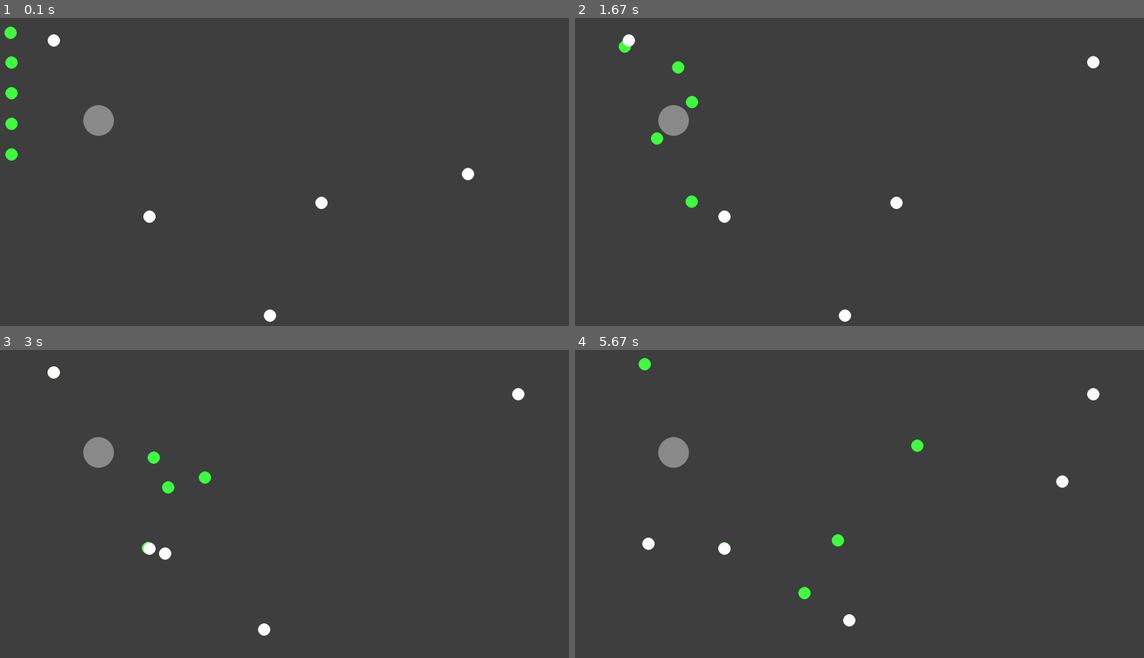
Above: before the commit, frames 1-4 (two rows, left to right).
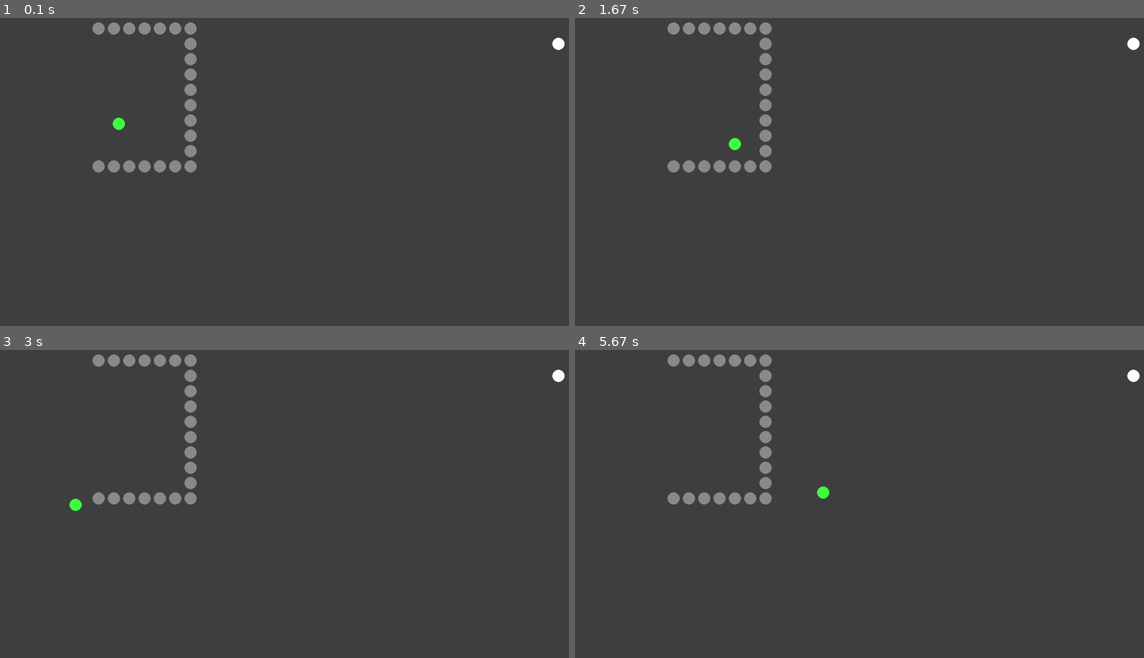
Above: after the commit, the same moments.

Repository: PierreSanson/Essaim_de_robots
Game: pygame game, started from code_2A/pygame/main.py
The game is run twice, just before and just after one commit, with the same random seed, the same clock (stepped at 60 frames per second) and the same inputs.
Inputs:
- Up to frame 1 (0.1 s): no input
- Up to frame 2 (1.67 s): no input
- Up to frame 3 (3 s): no input
- Up to frame 4 (5.67 s): no input

The runs differ from the first frame. In frame 1, 2.8% of the frame differs, in the area x 0-100%, y 1-99%; in frame 2, 2.8%; in frame 3, 2.7%; in frame 4, 2.7%.

Commit message:
added polygon mask detection

Diff:
--- a/code_2A/pygame/lidarBot.py
+++ b/code_2A/pygame/lidarBot.py
@@ -3,6 +3,8 @@
 import pygame
 import numpy as np
 import random
+from copy import deepcopy
+from scipy.spatial import ConvexHull
 
 class LidarBot():
     def __init__(self, x, y, radius, room, objective, randomObjective = False, randomInterval = 10):
@@ -12,19 +14,26 @@
         self.radius = radius
         self.vel2D = np.asarray([0.1,0.1])
         self.objective = objective
-        self.radiusDetection = 200
+        self.radiusDetection = 300
         self.rotationSpeed = 2
         self.speed = 2
         self.groupObj = []
         self.detectedObj = []
+        self.groupObjPoints = []
         self.safeCoeff = 1
         self.ontoObjectiveCoeff = 1
         self.randomObjective = randomObjective
-        self.turnAroundCoeff = -1
+        self.turnAroundCoeff = 1
         self.barycenterGroupObj = {'x' : 0, 'y' : 0}
         self.groupObjRadius = 0
         self.randomInterval = randomInterval
         self.margin=5
+        self.polygonPointsAbsolute = createPolygonMask([0, 0], 10, self.radius + self.margin)
+        self.polygonPoints = deepcopy(self.polygonPointsAbsolute)
+        self.convexHullObstacles = None
+        self.groupPolygonPoints = []
+        self.mode = "polygon"
+
 
 
 
@@ -33,18 +42,30 @@
         # Uncomment for more details about the process !
 
         # pygame.draw.circle(surface1, (0,150,255, 128), (self.x, self.y), self.radiusDetection)
-        # pygame.draw.circle(surface1, (200,50,50, 64), (self.barycenterGroupObj['x'], self.barycenterGroupObj['y']), self.groupObjRadius)
-        # pygame.draw.circle(surface1, (20,20,20, 64), (self.barycenterGroupObj['x'], self.barycenterGroupObj['y']), 4)
+        if self.mode == "circle" :
+            pygame.draw.circle(surface1, (255,0,255, 64), (self.barycenterGroupObj['x'], self.barycenterGroupObj['y']), self.groupObjRadius)
+            pygame.draw.circle(surface1, (20,20,20, 64), (self.barycenterGroupObj['x'], self.barycenterGroupObj['y']), 4)
 
         pygame.draw.circle(win, (0,255,0), (self.x, self.y), self.radius)
         pygame.draw.circle(win, (255,255,255), (self.objective[0], self.objective[1]), self.radius)
-        if np.linalg.norm(self.vel2D) !=0:
-            vel2DU = self.vel2D/np.linalg.norm(self.vel2D)
-            # pygame.draw.line(win, (200,200,200), (self.x, self.y), (self.x + vel2DU[0]*self.radiusDetection, self.y + vel2DU[1]*self.radiusDetection))
+        # if np.linalg.norm(self.vel2D) !=0:
+        #     vel2DU = self.vel2D/np.linalg.norm(self.vel2D)
+        #     pygame.draw.line(win, (200,200,200), (self.x, self.y), (self.x + vel2DU[0]*self.radiusDetection, self.y + vel2DU[1]*self.radiusDetection))
+        # if self.mode == "polygon":
+        #     if self.convexHullObstacles is not None:
+        #         pygame.draw.polygon(surface1, (200,50,50, 64), self.groupPolygonPoints)
+        #         pygame.draw.circle(surface1, (200,200,200, 64), (self.barycenterGroupObj['x'], self.barycenterGroupObj['y']), 4)
+
+
+
+
 
 
 
     def move(self, win):
+        for i in range(len(self.polygonPoints)):
+            self.polygonPoints[i][0] = self.polygonPointsAbsolute[i][0] + self.x
+            self.polygonPoints[i][1] = self.polygonPointsAbsolute[i][1] + self.y
         if self.randomObjective:
             if random.random() > (1 - 1/(100*self.randomInterval)) :
                 self.objective[0] = random.randrange(50, win.get_width() - 50)
@@ -69,7 +90,7 @@
 
                     if (obj not in self.detectedObj):
                         self.detectedObj.append(obj)
-                    if distO <= min (self.radiusDetection, 75 + obj.radius*1.5 + self.radius):
+                    if distO <= min (self.radiusDetection, 50 + obj.radius*1.5 + self.radius):
                         sols = circleLineInter(self, obj, self.vel2D)
                         if len(sols)>0:
                             if len(sols)>1:
@@ -90,17 +111,19 @@
         col = False
         for obj in self.groupObj:
             angleColObj = signedAngle2Vects2(np.array([obj.x- self.objective[0], obj.y - self.objective[1]]), -1*np.array([self.objective[0]- self.x, self.objective[1] - self.y]))
+
+
             if len(circleLineInter(self, obj, np.array([self.objective[0]- self.x, self.objective[1] - self.y]))) >0 and abs(angleColObj) < np.pi/2:
                 col = True
                 return col
         return col
 
-    def noColgoToObjective(self):
-
+    def noColgoToObjective(self, surface1):
         self.safeCoeff = 1
         angleCol = (signedAngle2Vects2(self.vel2D, np.array([self.barycenterGroupObj['x'] - self.x, self.barycenterGroupObj['y'] - self.y])))
 
         if not self.checkColObjective():
+
             angleObj = signedAngle2Vects2(self.vel2D, np.array([self.objective[0]- self.x, self.objective[1] - self.y]))
             rotationSpeed = min(self.rotationSpeed*np.pi/180, abs(angleObj))
             if angleObj >= 0:
@@ -109,24 +132,56 @@
                 self.vel2D = rotate(self.vel2D, - rotationSpeed)
 
         # TODO : change groupObj Hitbox from circle to polygon (SEE CONVEX HULL)
-        elif distObjDict(self, self.barycenterGroupObj) < self.groupObjRadius:
-            if random.random() > (1 - 1/(10000/self.speed))  :
-                self.turnAroundCoeff *= -1
-            self.vel2D = self.vel2D
-
-        # TODO : change groupObj Hitbox from circle to polygon (SEE CONVEX HULL)
-        elif len(circleLineInter(self, self.barycenterGroupObj, self.vel2D, objDict = True, objRadius = self.groupObjRadius)) >0 and abs(angleCol) < np.pi/2:
-            if angleCol > 0:
-                self.vel2D = rotate(self.vel2D, - self.rotationSpeed*np.pi/180)
-            elif angleCol <= 0:
-                self.vel2D = rotate(self.vel2D, self.rotationSpeed*np.pi/180)
-        else :
-            angleObj = signedAngle2Vects2(self.vel2D, np.array([self.objective[0]- self.x, self.objective[1] - self.y]))
-            rotationSpeed = min(self.rotationSpeed*np.pi/180, abs(angleObj))
-            if angleObj >= 0:
-                self.vel2D = rotate(self.vel2D, rotationSpeed)
-            elif angleObj < 0:
-                self.vel2D = rotate(self.vel2D, - rotationSpeed)
+        elif self.mode == "circle":
+            if distObjDict(self, self.barycenterGroupObj) < self.groupObjRadius:
+                if random.random() > (1 - 1/(10000/self.speed))  :
+                    self.turnAroundCoeff *= -1
+                self.vel2D = self.vel2D
+
+            # TODO : change groupObj Hitbox from circle to polygon (SEE CONVEX HULL)
+            elif len(circleLineInter(self, self.barycenterGroupObj, self.vel2D, objDict = True, objRadius = self.groupObjRadius)) >0 and abs(angleCol) < np.pi/2:
+                if angleCol > 0:
+                    self.vel2D = rotate(self.vel2D, - self.rotationSpeed*np.pi/180)
+                elif angleCol <= 0:
+                    self.vel2D = rotate(self.vel2D, self.rotationSpeed*np.pi/180)
+            else :
+                angleObj = signedAngle2Vects2(self.vel2D, np.array([self.objective[0]- self.x, self.objective[1] - self.y]))
+                rotationSpeed = min(self.rotationSpeed*np.pi/180, abs(angleObj))
+                if angleObj >= 0:
+                    self.vel2D = rotate(self.vel2D, rotationSpeed)
+                elif angleObj < 0:
+                    self.vel2D = rotate(self.vel2D, - rotationSpeed)
+
+        elif self.mode == "polygon":
+
+            # TODO : change groupObj Hitbox from circle to polygon (SEE CONVEX HULL)
+            polygonInter = polygonLineInter(self, self.groupPolygonPoints,self.barycenterGroupObj, self.vel2D, surface1)
+            if len (polygonInter) == 1:
+                if angleCol > 0:
+                    self.vel2D = rotate(self.vel2D, - self.rotationSpeed*np.pi/180)
+                elif angleCol <= 0:
+                    self.vel2D = rotate(self.vel2D, self.rotationSpeed*np.pi/180)
+            elif len(polygonInter) == 2 and abs(angleCol) < np.pi/2:
+                if angleCol > 0:
+                    self.vel2D = rotate(self.vel2D, - self.rotationSpeed*np.pi/180)
+                elif angleCol <= 0:
+                    self.vel2D = rotate(self.vel2D, self.rotationSpeed*np.pi/180)
+            elif len(polygonInter) >= 2 and abs(angleCol) < np.pi/2:
+                if angleCol > 0:
+                    self.vel2D = rotate(self.vel2D, - self.rotationSpeed*np.pi/180)
+                elif angleCol <= 0:
+                    self.vel2D = rotate(self.vel2D, self.rotationSpeed*np.pi/180)
+            elif pointInPolygon(self, self.groupPolygonPoints):
+                if random.random() > (1 - 1/(10000/self.speed))  :
+                    self.turnAroundCoeff *= -1
+                self.vel2D = self.vel2D
+            else :
+                angleObj = signedAngle2Vects2(self.vel2D, np.array([self.objective[0]- self.x, self.objective[1] - self.y]))
+                rotationSpeed = min(self.rotationSpeed*np.pi/180, abs(angleObj))
+                if angleObj >= 0:
+                    self.vel2D = rotate(self.vel2D, rotationSpeed)
+                elif angleObj < 0:
+                    self.vel2D = rotate(self.vel2D, -rotationSpeed)
 
 
     def goToObjective(self, surface1):
@@ -138,6 +193,18 @@
         collision = self.checkCollision()
 
         checkedCollision = []
+        # i=0
+        # while i<len(self.groupObj):
+        #     for obj in self.detectedObj :
+        #         if obj not in self.groupObj :
+        #             if distObj(obj, self.groupObj[i]) < obj.radius + self.groupObj[i].radius + 2*self.radius + 2*self.margin:
+        #                 self.groupObj.append(obj)
+        #                 self.groupObjPoints+=obj.polygonPoints[:]
+        #     i+=1
+        # if len(self.groupObjPoints) > 0:
+        #     self.convexHullObstacles = ConvexHull(self.groupObjPoints)
+        #     if self.convexHullObstacles is not None:
+        #             self.groupPolygonPoints = [self.groupObjPoints[i] for i in list(self.convexHullObstacles.vertices)[:]]
 
         if collision :
             init = True
@@ -162,6 +229,7 @@
             if minObj is not None:
                 if minObj not in self.groupObj :
                     self.groupObj.append(minObj)
+                    self.groupObjPoints+=minObj.polygonPoints[:]
 
                 dist = distObj(self, minObj)
                 if  dist - minObj.radius - self.radius < self.speed*150/(np.sqrt(self.rotationSpeed)):
@@ -177,14 +245,17 @@
 
             if minObj is not None:
                 checkedgroupObj = [minObj]
+                checkedgroupObjPoints = minObj.polygonPoints[:]
                 i=0
                 while i<len(checkedgroupObj):
                     for obj in self.groupObj:
                         if obj not in checkedgroupObj:
                             if distObj(obj, checkedgroupObj[i]) < obj.radius + checkedgroupObj[i].radius + 2*self.radius + 2*self.margin:
                                 checkedgroupObj.append(obj)
+                                checkedgroupObjPoints+=obj.polygonPoints[:]
                     i+=1
                 self.groupObj = checkedgroupObj
+                self.groupObjPoints = checkedgroupObjPoints
 
             i=0
             while i<len(self.groupObj):
@@ -192,7 +263,10 @@
                     if obj not in self.groupObj :
                         if distObj(obj, self.groupObj[i]) < obj.radius + self.groupObj[i].radius + 2*self.radius + 2*self.margin:
                             self.groupObj.append(obj)
+                            self.groupObjPoints+=obj.polygonPoints[:]
                 i+=1
+
+
 
 
             # TODO : change groupObj Hitbox from circle to polygon (SEE CONVEX HULL)
@@ -204,13 +278,20 @@
                     dist = distObjDict(obj, self.barycenterGroupObj) + obj.radius + self.radius + self.margin*(1 + self.rotationSpeed/10)
                     if dist > self.groupObjRadius:
                         self.groupObjRadius = dist
-
-
+                self.convexHullObstacles = ConvexHull(self.groupObjPoints)
+                if self.convexHullObstacles is not None:
+                    self.groupPolygonPoints = [self.groupObjPoints[i] for i in list(self.convexHullObstacles.vertices)[:]]
 
 
                 angleCol = (signedAngle2Vects2(self.vel2D, np.array([self.barycenterGroupObj['x'] - self.x, self.barycenterGroupObj['y'] - self.y])))
-
-                if not self.checkColObjective():
+                polygonInter = polygonLineInter(self, self.groupPolygonPoints,self.barycenterGroupObj, self.vel2D, surface1)
+                if len (polygonInter) == 1:
+                    if angleCol > 0:
+                        self.vel2D = rotate(self.vel2D, - self.rotationSpeed*np.pi/180)
+                    elif angleCol <= 0:
+                        self.vel2D = rotate(self.vel2D, self.rotationSpeed*np.pi/180)
+                elif not self.checkColObjective():
+
                     angleObj = signedAngle2Vects2(self.vel2D, np.array([self.objective[0]- self.x, self.objective[1] - self.y]))
                     rotationSpeed = min(self.rotationSpeed*np.pi/180, abs(angleObj))
                     if angleObj >= 0:
@@ -218,39 +299,42 @@
                     elif angleObj < 0:
                         self.vel2D = rotate(self.vel2D, - rotationSpeed)
                 # TODO : change groupObj Hitbox from circle to polygon (SEE CONVEX HULL)
-                elif abs(angleCol) > np.pi/2 and distObjDict(self, self.barycenterGroupObj) < self.groupObjRadius:
+                elif pointInPolygon(self, self.groupPolygonPoints):
                     if angleCol > 0:
                         self.vel2D = rotate(self.vel2D, self.turnAroundCoeff*self.rotationSpeed*np.pi/180)
                     elif angleCol <= 0:
                         self.vel2D = rotate(self.vel2D, self.turnAroundCoeff*self.rotationSpeed*np.pi/180)
-                elif abs(angleCol) <= np.pi/2 and distObjDict(self, self.barycenterGroupObj) < self.groupObjRadius:
-                    if angleCol > 0:
-                        self.vel2D = rotate(self.vel2D, self.turnAroundCoeff*self.rotationSpeed*np.pi/180)
-                    elif angleCol <= 0:
-                        self.vel2D = rotate(self.vel2D, self.turnAroundCoeff*self.rotationSpeed*np.pi/180)
-                elif abs(angleCol) <= np.pi/2 or distObjDict(self, self.barycenterGroupObj) < self.groupObjRadius:
+                elif abs(angleCol) <= np.pi/2 :
                     if angleCol > 0:
                         self.vel2D = rotate(self.vel2D, - self.rotationSpeed*np.pi/180)
                     elif angleCol <= 0:
                         self.vel2D = rotate(self.vel2D, self.rotationSpeed*np.pi/180)
                 else:
-                    self.noColgoToObjective()
+                    self.noColgoToObjective(surface1)
             else:
-                self.noColgoToObjective()
+                self.noColgoToObjective(surface1)
 
         else :
-            self.noColgoToObjective()
+            self.noColgoToObjective(surface1)
 
 
 
 class Obstacle():
-    def __init__(self, x, y, radius, room, movable = False, vel = 2):
+    def __init__(self, x, y, radius, room, movable = False, vel = 2, margin = 5):
         self.room = room
         self.x = x
         self.y = y
         self.radius = radius
         self.vel = vel
         self.movable = movable
+        self.margin = margin
+        self.polygonPointsAbsolute = createPolygonMask([0, 0], 10, self.radius + self.margin)
+        self.polygonPoints = deepcopy(self.polygonPointsAbsolute)
+
+        for i in range(len(self.polygonPoints)):
+            self.polygonPoints[i][0] = self.polygonPointsAbsolute[i][0] + self.x
+            self.polygonPoints[i][1] = self.polygonPointsAbsolute[i][1] + self.y
+
 
     def move(self, surface1):
         keys = pygame.key.get_pressed()
@@ -267,6 +351,12 @@
         if keys[pygame.K_DOWN] and self.y < surface1.get_height() - self.radius - self.vel:
             self.y += self.vel
 
+        for i in range(len(self.polygonPoints)):
+            self.polygonPoints[i][0] = self.polygonPointsAbsolute[i][0] + self.x
+            self.polygonPoints[i][1] = self.polygonPointsAbsolute[i][1] + self.y
+
+
 
     def draw(self, win, surface1):
         pygame.draw.circle(win, (100,100,100), (self.x, self.y), self.radius)
+        # pygame.draw.polygon(surface1, (255, 255, 0, 128), self.polygonPoints)
--- a/code_2A/pygame/main.py
+++ b/code_2A/pygame/main.py
@@ -38,7 +38,7 @@
 def demos(nb = 1):
 
     if nb == 1 :
-        lidarBots = [lb.LidarBot(x, y + i*100 , radius, room, [x + 1850, y + i*50], randomObjective = True, randomInterval = 5) for i in range(10)]
+        lidarBots = [lb.LidarBot(x, y + i*100 , radius, room, [x + 1850, y + i*50], randomObjective = True, randomInterval =10) for i in range(10)]
 
         room.addObjects(lidarBots)
 
@@ -65,6 +65,12 @@
 
         room.addObjects(lidarBots + obstacles)
 
+    elif nb == 5 :
+        lidarBots = [lb.LidarBot(x, y, radius, room, [x+1500,y])]
+        obstacles = [lb.Obstacle(x + 200 + i*50, y, 20, room) for i in range(15)]
+
+        room.addObjects(lidarBots + obstacles)
+
 
 
 
@@ -73,12 +79,13 @@
     surface1.fill((255,255,255,64))
     for obj in room.objects:
         obj.draw(win, surface1)
-    win.blit(surface1, (0,0))
-    pygame.display.update()
+    # win.blit(surface1, (0,0))
+    # pygame.display.update()
+
 
 
 if __name__ == "__main__":
-    demos(4)
+    demos(2)
 
     run = True
     while run:
@@ -91,6 +98,8 @@
         for obj in room.objects:
             if isinstance(obj, lb.LidarBot) or (isinstance(obj, lb.Obstacle) and obj.movable):
                 obj.move(surface1)
+        win.blit(surface1, (0,0))
+        pygame.display.update()
 
 
 
--- a/code_2A/pygame/utilities.py
+++ b/code_2A/pygame/utilities.py
@@ -1,4 +1,5 @@
 import numpy as np
+import pygame
 
 def distObj(obj1, obj2):
     return np.sqrt((obj1.x-obj2.x)**2 + (obj1.y-obj2.y)**2)
@@ -8,6 +9,9 @@
 
 def distObjList(obj1, list2):
     return np.sqrt((obj1.x-list2[0])**2 + (obj1.y-list2[1])**2)
+
+def distLists(list1, list2):
+    return np.sqrt((list1[0]-list2[0])**2 + (list1[1]-list2[1])**2)
 
 def circleLineInter(lineEmitter, obj, vel2D, objDict = False, objRadius = 0):
     r = 0
@@ -62,6 +66,76 @@
 
     return dictSol
 
+def polygonLineInter(lineEmitter, polygon, barycenterPolygon, vel2D, win=None):
+    a = vel2D[1]
+    b = -vel2D[0]
+    c = -b*lineEmitter.y -a*lineEmitter.x
+
+    sols = []
+    for i in range(len(polygon)):
+        x, y = 0, 0
+        xP, yP = 0,0
+        vectLine = np.array([polygon[(i+1)%len(polygon)][0] - polygon[i][0], polygon[(i+1)%len(polygon)][1] - polygon[i][1]])
+        lenLine = np.linalg.norm(vectLine)
+        aL = vectLine[1]
+        bL = -vectLine[0]
+        cL = - bL*polygon[i][1] -aL*polygon[i][0]
+
+        aP = bL
+        bP = -aL
+        cP = -bP*lineEmitter.y -aP*lineEmitter.x
+
+        if b != 0 and aL*b - a*bL != 0:
+            x = (-cL*b + bL*c)/(aL*b-a*bL)
+            y = (-c-a*x)/b
+
+        elif b == 0 and bL != 0 and a!=0:
+            x = -c/a
+            y = -cL/bL + aL*c/(bL*a)
+        elif bL == 0 and b != 0 and aL!=0 :
+            x = -cL/aL
+            y = -c/b + a*cL/(b*aL)
+        elif aL*b -a*bL == 0:
+            x = polygon[i][0]
+            y = polygon[i][1]
+        vectCol = np.array([x - polygon[i][0], y - polygon[i][1]])
+
+        if bP != 0 and aL*bP - aP*bL != 0:
+            xP = (-cL*bP + bL*cP)/(aL*bP-aP*bL)
+            yP = (-cP-aP*xP)/bP
+
+        elif bP == 0 and bL != 0 and aP!=0:
+            xP = -cP/aP
+            yP = -cL/bL + aL*cP/(bL*aP)
+        elif bL == 0 and bP != 0 and aL!=0 :
+            xP = -cL/aL
+            yP = -cP/bP + aP*cL/(bP*aL)
+        elif aL*bP -aP*bL == 0:
+            xP = lineEmitter.x
+            yP = lineEmitter.y
+
+        vectP = np.array([xP - lineEmitter.x, yP - lineEmitter.y])
+        vectP2 = np.array([xP - polygon[i][0], yP - polygon[i][1]])
+
+        angleCheck = signedAngle2Vects2([barycenterPolygon['x'] - lineEmitter.x ,barycenterPolygon['y'] - lineEmitter.y], vectP)
+
+
+        if np.linalg.norm(vectP)<= lineEmitter.radius + 5.5 and np.linalg.norm(vectP2) <= lenLine and (np.dot(vectLine, vectP2) >= 0) :
+            if abs(angleCheck)<=np.pi/2:
+                # if win != None :
+                #     pygame.draw.line(win, (255,0,255), (lineEmitter.x, lineEmitter.y), (lineEmitter.x + vectP[0], lineEmitter.y + vectP[1]), 3)
+                #     pygame.draw.line(win, (255,0,255), (lineEmitter.x, lineEmitter.y), (barycenterPolygon['x'], barycenterPolygon['y']+ vectP[1]), 3)
+                angleP = signedAngle2Vects2(vectP, vectLine)
+                if angleP >= 0:
+                    return ['indirect']
+                else:
+                    return ['direct']
+        elif np.linalg.norm(vectCol) <= lenLine and (np.dot(vectLine, vectCol)) >= 0 :
+            sols.append([x, y])
+    return sols
+
+
+
 def signedAngle2Vects2(vect1, vect2):
     angle = np.arctan2( vect1[0]*vect2[1] -vect1[1]*vect2[0], vect1[0]*vect2[0] + vect1[1]*vect2[1])
     return angle
@@ -70,3 +144,21 @@
     c, s = np.cos(theta), np.sin(theta)
     R = np.array(((c, -s), (s, c)))
     return np.dot(R, vect.T)
+
+def createPolygonMask(center, sides, radius):
+    points = []
+    x,y = center[0], center[1]
+    theta = 2*np.pi/sides
+    d = radius/np.cos(theta/2)
+    vertexVect = np.array([0, 1])*d
+    for i in range(sides):
+        vertexVect = rotate(vertexVect, theta)
+        points.append([vertexVect[0]+x, vertexVect[1]+y])
+    return points
+
+def pointInPolygon(lineEmitter, polygon):
+    inter = polygonLineInter(lineEmitter, polygon, {'x' : 0, 'y' : 0}, lineEmitter.vel2D)
+    if len(inter) == 2:
+        if np.dot(np.array([lineEmitter.x - inter[0][0], lineEmitter.y - inter[0][1]]), np.array([lineEmitter.x - inter[1][0], lineEmitter.y - inter[1][1]])) < 0 :
+            return True
+    return False
